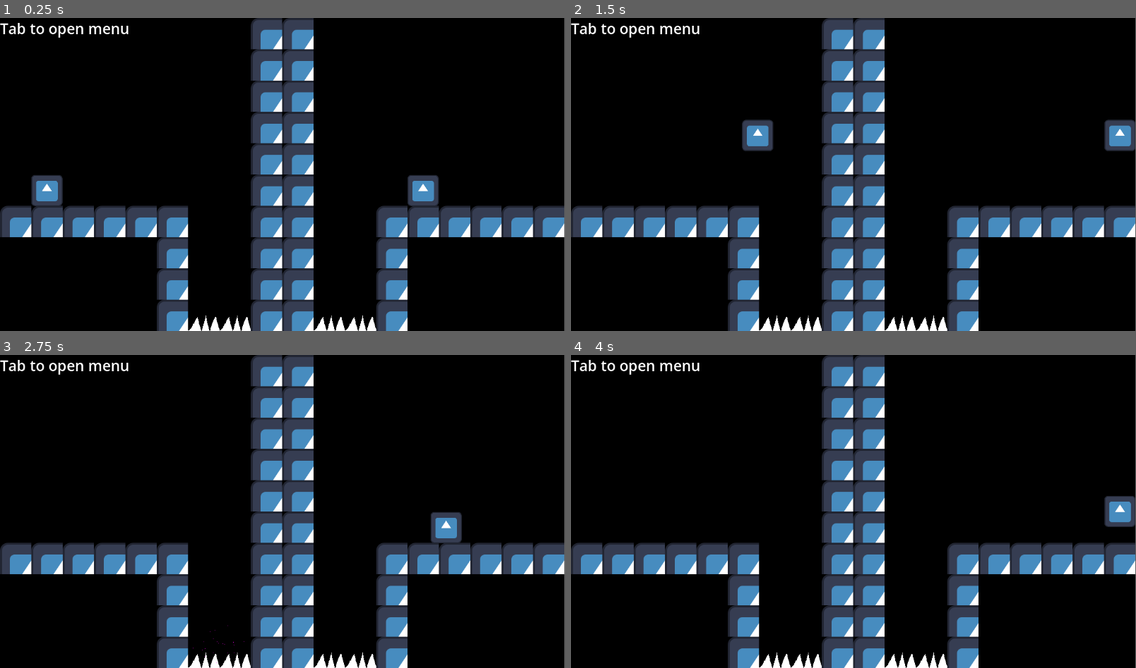
Above: before the commit, frames 1-4 (two rows, left to right).
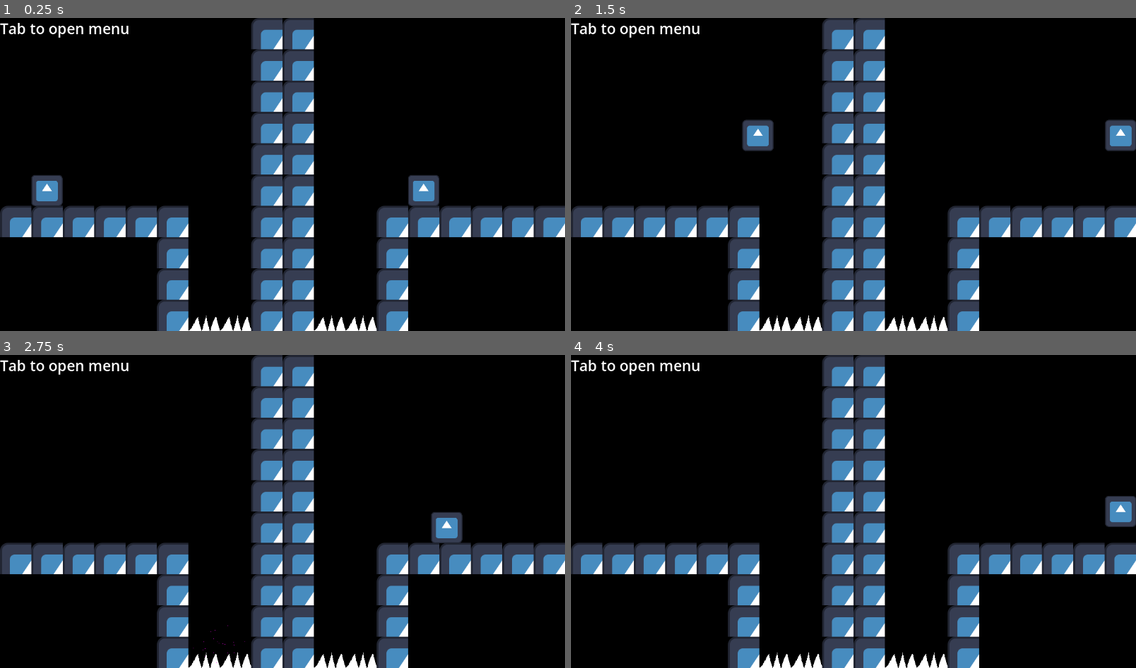
Above: after the commit, the same moments.

Repository: piksalchaos/Dreaming-Divergence
Game: Godot game, scene res://scenes/levels/level_1.tscn
Two runs of this game, one before a commit and one after it. Both use one fixed random seed, a clock stepped at 60 frames per second and the inputs below. The engine's default icon, where the game draws it, is replaced by a stand-in: a white triangle on a blue panel in a dark square.
Inputs:
- Up to frame 1 (0.25 s): no input
- Up to frame 2 (1.5 s): tap Enter at 0.5 s; hold D (move_right) from 0.53 s (still down); tap Space (move_jump) at 0.77 s
- Up to frame 3 (2.75 s): tap Space (move_jump) at 1.52 s; release D (move_right) at 2.03 s; hold A (move_left) from 2.03 s (still down)
- Up to frame 4 (4 s): release A (move_left) at 2.78 s; hold D (move_right) from 2.78 s (still down); tap Space (move_jump) at 3.02, 3.77 s
In our replay, the window is 799x444 before the commit and 800x444 after it. These sizes can differ from the game's own. Grey fills any space a smaller window leaves; there, only what the larger window draws over its background counts as a difference.

The runs differ from the first frame. In frame 1, 1.3% of the frame differs, in the area x 9-100%, y 0-100%; in frame 2, 1.4%; in frame 3, 1.3%; in frame 4, 1.3%.

Commit message:
start menu

Diff:
--- a/project.godot
+++ b/project.godot
@@ -18,6 +18,7 @@
 [display]
 
 window/size/viewport_height=640
+window/stretch/mode="viewport"
 
 [global_group]
 
@@ -54,6 +55,7 @@
 
 [rendering]
 
+textures/canvas_textures/default_texture_filter=0
 renderer/rendering_method="gl_compatibility"
 renderer/rendering_method.mobile="gl_compatibility"
 environment/defaults/default_clear_color=Color(0, 0, 0, 1)
--- /dev/null
+++ b/scenes/start_menu.tscn
@@ -0,0 +1,44 @@
+[gd_scene load_steps=5 format=3 uid="uid://dlypbw3nqhbxs"]
+
+[ext_resource type="Script" path="res://scripts/start_menu.gd" id="1_2c8pw"]
+[ext_resource type="FontFile" uid="uid://dqx5h0agsim66" path="res://fonts/m5x7.ttf" id="1_tavov"]
+[ext_resource type="AudioStream" uid="uid://c4sy75t47mv6u" path="res://sounds/brownian_noise.ogg" id="3_4074m"]
+
+[sub_resource type="Theme" id="Theme_u1mpj"]
+Button/colors/font_hover_color = Color(0.921569, 0.435294, 0.572549, 1)
+Button/colors/font_pressed_color = Color(0.615132, 0.168763, 0.322204, 1)
+Button/font_sizes/font_size = 64
+Button/fonts/font = ExtResource("1_tavov")
+
+[node name="StartMenu" type="Control"]
+layout_mode = 3
+anchors_preset = 15
+anchor_right = 1.0
+anchor_bottom = 1.0
+grow_horizontal = 2
+grow_vertical = 2
+script = ExtResource("1_2c8pw")
+
+[node name="StartButton" type="Button" parent="."]
+layout_mode = 1
+anchors_preset = 8
+anchor_left = 0.5
+anchor_top = 0.5
+anchor_right = 0.5
+anchor_bottom = 0.5
+offset_left = -174.0
+offset_top = 60.0
+offset_right = 174.0
+offset_bottom = 119.0
+grow_horizontal = 2
+grow_vertical = 2
+theme = SubResource("Theme_u1mpj")
+text = "Begin the Dream"
+flat = true
+
+[node name="AudioStreamPlayer" type="AudioStreamPlayer" parent="."]
+stream = ExtResource("3_4074m")
+autoplay = true
+parameters/looping = true
+
+[connection signal="button_down" from="StartButton" to="." method="_on_start_button_button_down"]
--- /dev/null
+++ b/scripts/start_menu.gd
@@ -0,0 +1,6 @@
+extends Control
+
+var scene_to_load = preload("res://scenes/levels/level_1.tscn")
+
+func _on_start_button_button_down() -> void:
+	get_tree().change_scene_to_packed(scene_to_load)
Binary file added: fonts/m5x7.ttf
Not shown, added: fonts/m5x7.ttf.import
Not shown: 1 places in scenes/levels/level_1.tscn that only renumber resources
Not shown: 1 places in scenes/levels/level_4.tscn that only renumber resources
Not shown: 1 places in scenes/tile_set.tres that only renumber resources
Not shown: 1 places in scenes/ui.tscn that only renumber resources
Not shown, added: sounds/brownian_noise.ogg.import
Not shown, added: sounds/brownian_noise.ogg
